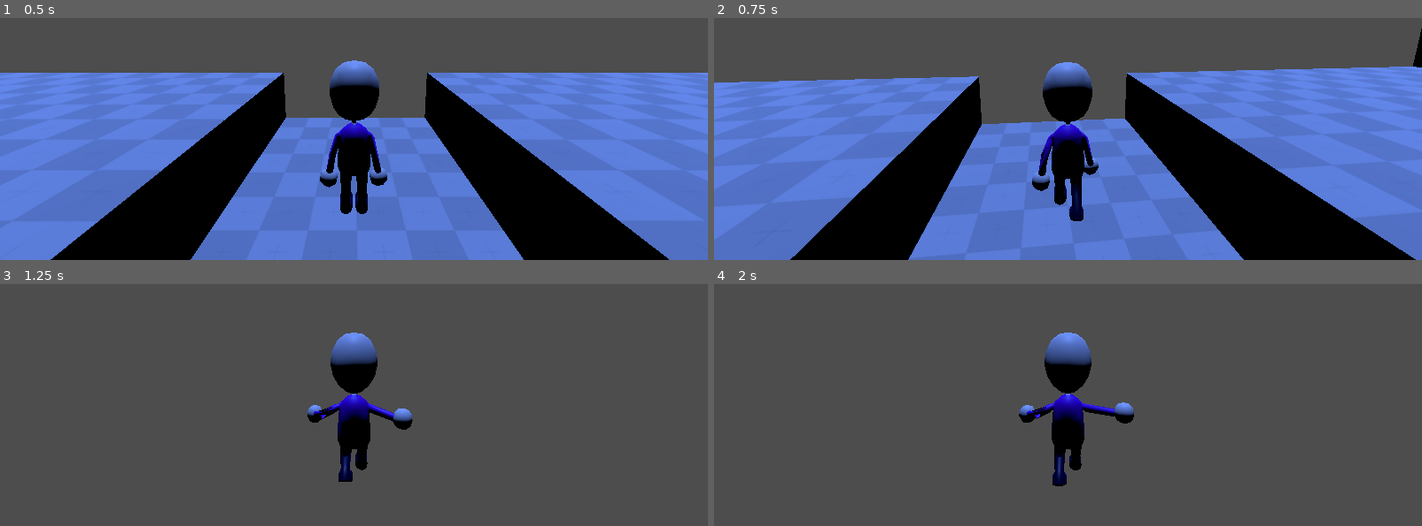
Above: before the commit, frames 1-4 (two rows, left to right).
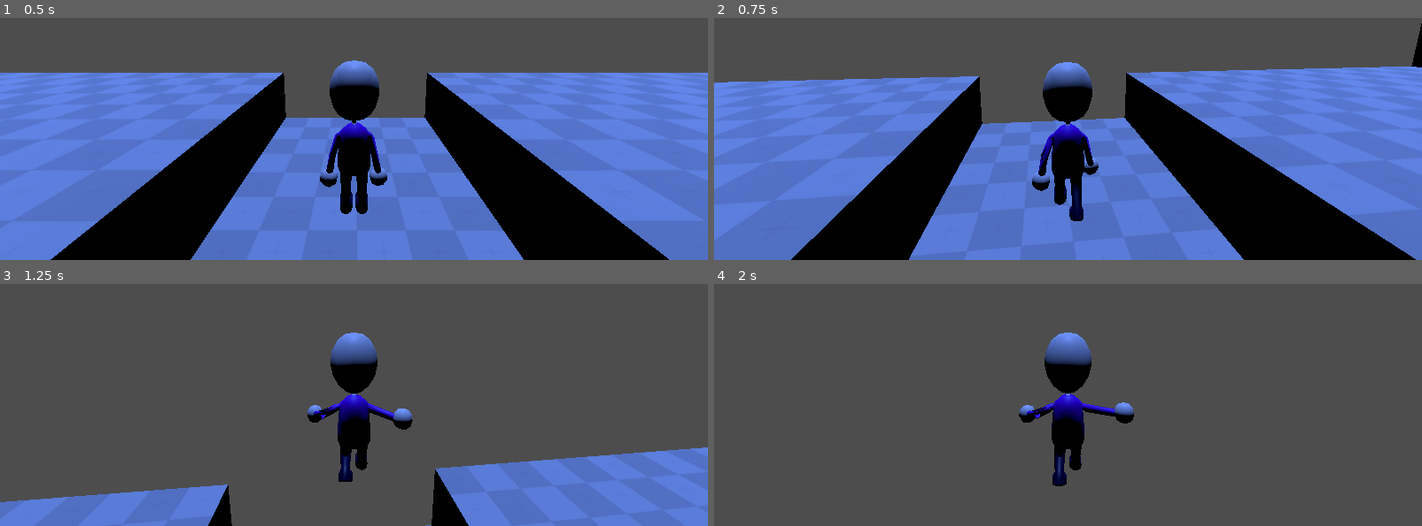
Above: after the commit, the same moments.

Repository: Zencode22/Lo-Fi_Magic
Game: Godot game, scene res://Alvaro Work/Scene/PrototypeScene.tscn
Two runs of this game, one before a commit and one after it. Both use one fixed random seed, a clock stepped at 60 frames per second and the inputs below. This scene is started directly instead of the project's main scene.
Inputs (mouse positions are in pixels of both pictures, inside the frame that each line leads up to):
- Up to frame 1 (0.5 s): no input
- Up to frame 2 (0.75 s): move the mouse to (1103, 59) at 0.52 s; hold W (move_forward) from 0.53 s (still down); hold E (grab) from 0.53 s (still down)
- Up to frame 3 (1.25 s): keep holding W (move_forward); keep holding E (grab); tap Space (jump) at 0.77 s
- Up to frame 4 (2 s): keep holding W (move_forward); move the mouse to (1032, 329) at 1.27 s; release E (grab) at 1.28 s; tap Shift (run) at 1.35 s; tap Space (jump) at 1.52 s

Frame 1 is identical in both runs. In frame 2, 0.3% of the frame differs, in the area x 2-100%, y 2-100%; in frame 3, 15%, in the area x 0-100%, y 50-100%; in frame 4, less than 0.1%.

Commit message:
fixed the Damp

Diff:
--- a/lo-fi-magic/Alvaro Work/Scene/PrototypeScene.tscn
+++ b/lo-fi-magic/Alvaro Work/Scene/PrototypeScene.tscn
@@ -21,6 +21,7 @@
 
 [node name="Player" parent="." instance=ExtResource("1_8k8km")]
 transform = Transform3D(1, 0, 0, 0, 1, 0, 0, 0, 1, -12.970276, 0.3843211, 16.723242)
+linear_damp = 3.0
 
 [node name="MillenniumParkArea" type="CSGCombiner3D" parent="."]
 use_collision = true
Not shown, changed: lo-fi-magic/Models/LoFi_Magic_Temp_Character_Temp_Body_Base Color.png.import
